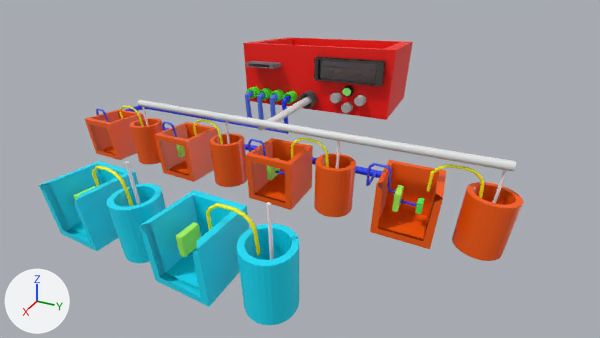
One commit to the Blender file 3D Files/Versao com 6 Solucoes/Sistema de montoramento.blend: the scene before it, then after it.
The view is the same before and after, from the file's camera 'Camera'. Every picture has the same lights, and +X, +Y and +Z are marked at lower left.

Names of what the first picture shows: 'BarramentoGND', 'Body', 'Cylinder', 'Cylinder.001', 'Cylinder.005', 'Cylinder.006', 'Pote', 'Pote.001', 'Pote.002', 'Pote.003', 'Pote.005', 'Pote.006'.
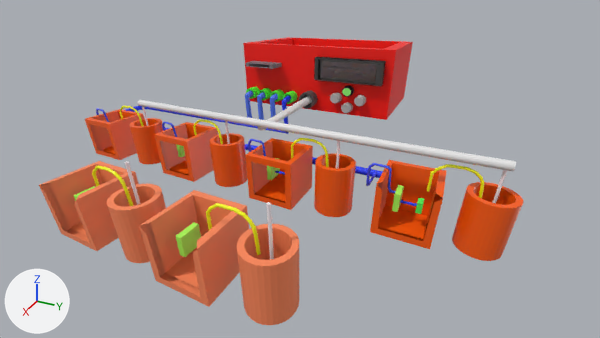
Pixel boxes (x1, y1, x2, y2) of what changed, in the pictures (600 x 338 px):
'Pote.006', surface changed (cyan to orange)
    both: (139, 190, 249, 307)
'Cylinder.006', surface changed (cyan to orange)
    both: (237, 224, 299, 325)
'Pote.005', surface changed (cyan to orange)
    both: (39, 161, 139, 251)
'Cylinder.005', surface changed (cyan to orange)
    both: (107, 184, 166, 263)

The edits, one by one:
Picture 'CaixaSemProtecao' (img_caixasemprotecao) is new.
In material 'Material.025' (mat_material_025), base_color is no longer (0.0, 0.769, 1.0), cyan #00e3ff.
In material 'Material.025' (mat_material_025), texture is now set to img_caixasemprotecao.
